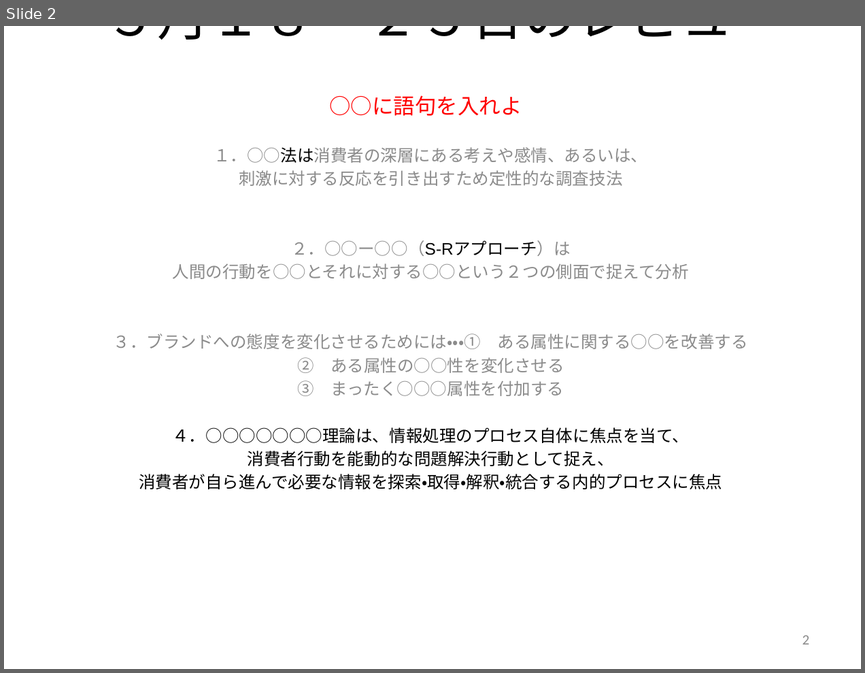
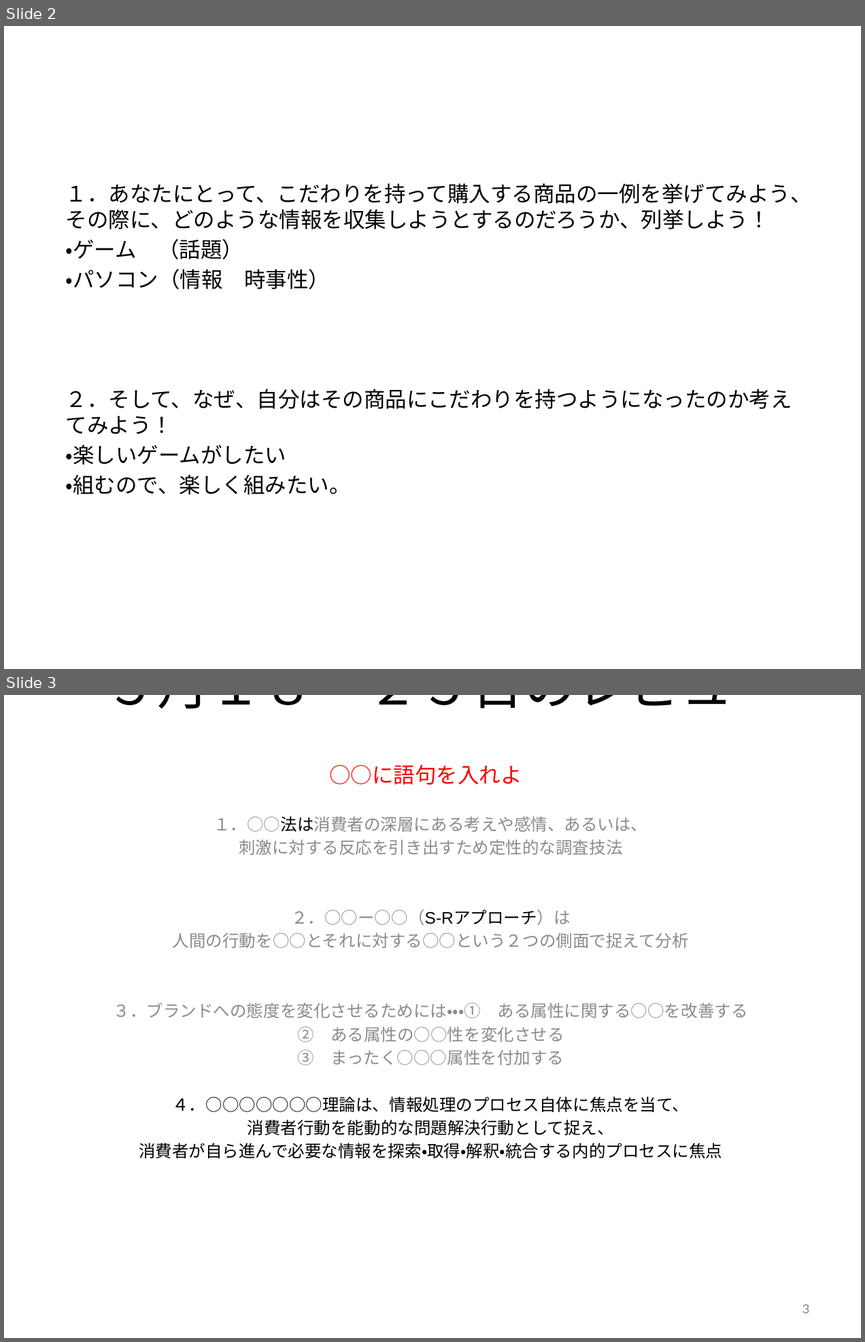
Before and after one commit to kuimac/daigaku, a slide deck: ２年/消費者行動と心理/消費者の行動と心理：第６回（20170525）.pptx. Shown one above the other, each under a label of ours: slide 2 before the commit, slides 2 and 3 after it. The pictures are 865x673 and 865x1342 pixels, drawn with LibreOffice and Linux fonts; fonts in the diff are those of the drawing. Boxes give left, top, right and bottom in pixels: in the first picture for what was removed or moved away, otherwise in the second. Text is boxed around its words. In the diff, an @@ line names an element or a change of style, - is before the commit and + after.

```diff
--- a/２年/消費者行動と心理/消費者の行動と心理：第６回（20170525）.pptx
+++ b/２年/消費者行動と心理/消費者の行動と心理：第６回（20170525）.pptx
@@ slide 2 added at (4, 26, 861, 669), background #FFFFFF @@
@@ text added at (66, 183, 812, 495), 18 pt, text #000000 @@
+１．あなたにとって、こだわりを持って購入する商品の一例を挙げてみよう、その際に、どのような情報を収集しようとするのだろうか、列挙しよう！
+・ゲーム （話題）
+・パソコン（情報 時事性）
+２．そして、なぜ、自分はその商品にこだわりを持つようになったのか考えてみよう！
+・楽しいゲームがしたい
+・組むので、楽しく組みたい。
@@ what was slide 2 is now slide 3 @@
@@ page number at (802, 1304, 810, 1313): text changed @@
-2
+3
```
Also in this commit, not shown: 1 slide changed, 26 other files.
